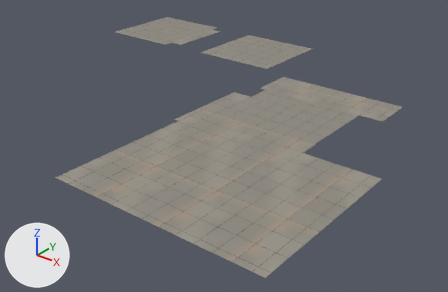
The glTF model src/assets/buildings/colony-shared-floor-v001.glb, before and after one commit.
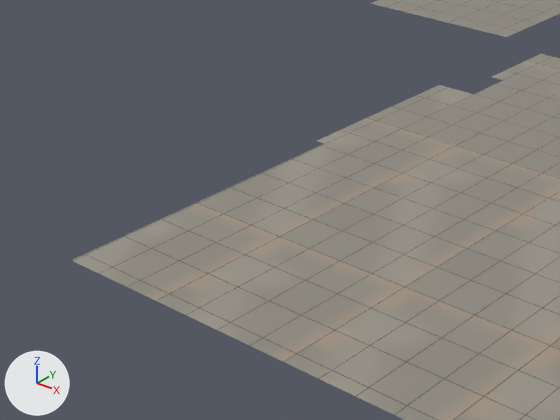
Old and new are each drawn whole from a 50 mm lens placed at (34.8, -48.7, 18.4), pointed at (6.0, -12.7, -3.9) and again close up on the part from 5% to 65% of the width and 17% to 87% of the height. The axes (+X, +Y, +Z) are drawn at lower left. The lights are the same throughout. The older version's two pictures come first. Vertices at exactly the same position are counted once.

Objects in the first close-up: 'ColonyFloor_Clean', 'ColonyFloor_Exterior'.
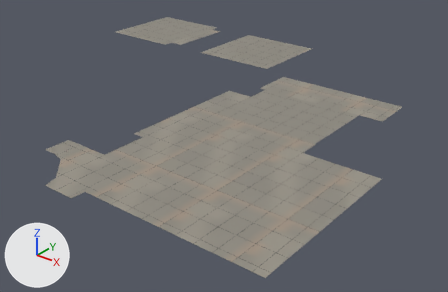
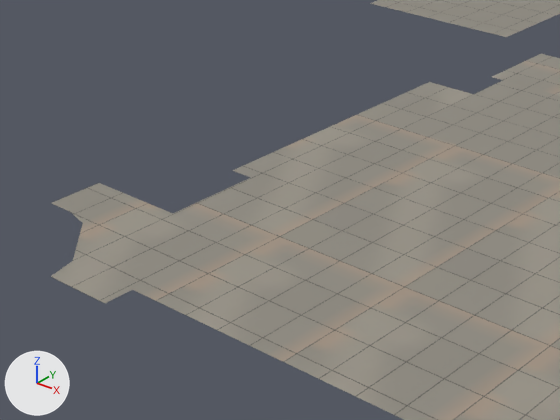
Location of each change, [x1, y1, x2, y2] in pixels of the close-ups (560 x 420 px):
'ColonyFloor_Exterior', reshaped: before [72, 10, 560, 420]; after [50, 10, 560, 420]
part 1 of me_colonyfloor_exterior_tilepatio, built on: after [50, 183, 560, 378]
part 2 of me_colonyfloor_exterior_tilepatio, added: after [232, 82, 560, 308]

What the commit changed:
me_colonyfloor_exterior_tilepatio is used by ob_colonyfloor_exterior; location (0.0, 0.0, 0.0).
me_colonyfloor_exterior_tilepatio had 7656 vertices, 13687 faces and spanned x -8.5..21.5, y -29.0..4.0, z 0.0.
me_colonyfloor_exterior_tilepatio now has 8875 vertices, 16036 faces and spans x -8.5..21.5, y -30.0..4.0, z 0.0.
me_colonyfloor_exterior_tilepatio part 1: 1 vertex removed from x 5.7, y -29.0, z 0.0; 741 vertices added at x 2.0..21.5, y -30.0..-25.0, z 0.0.
me_colonyfloor_exterior_tilepatio part 2: 475 vertices added at x 4.8..21.5, y -21.5..-10.5, z 0.0.
Other edits to the shape of me_colonyfloor_exterior_tilepatio do not show in these pictures.
